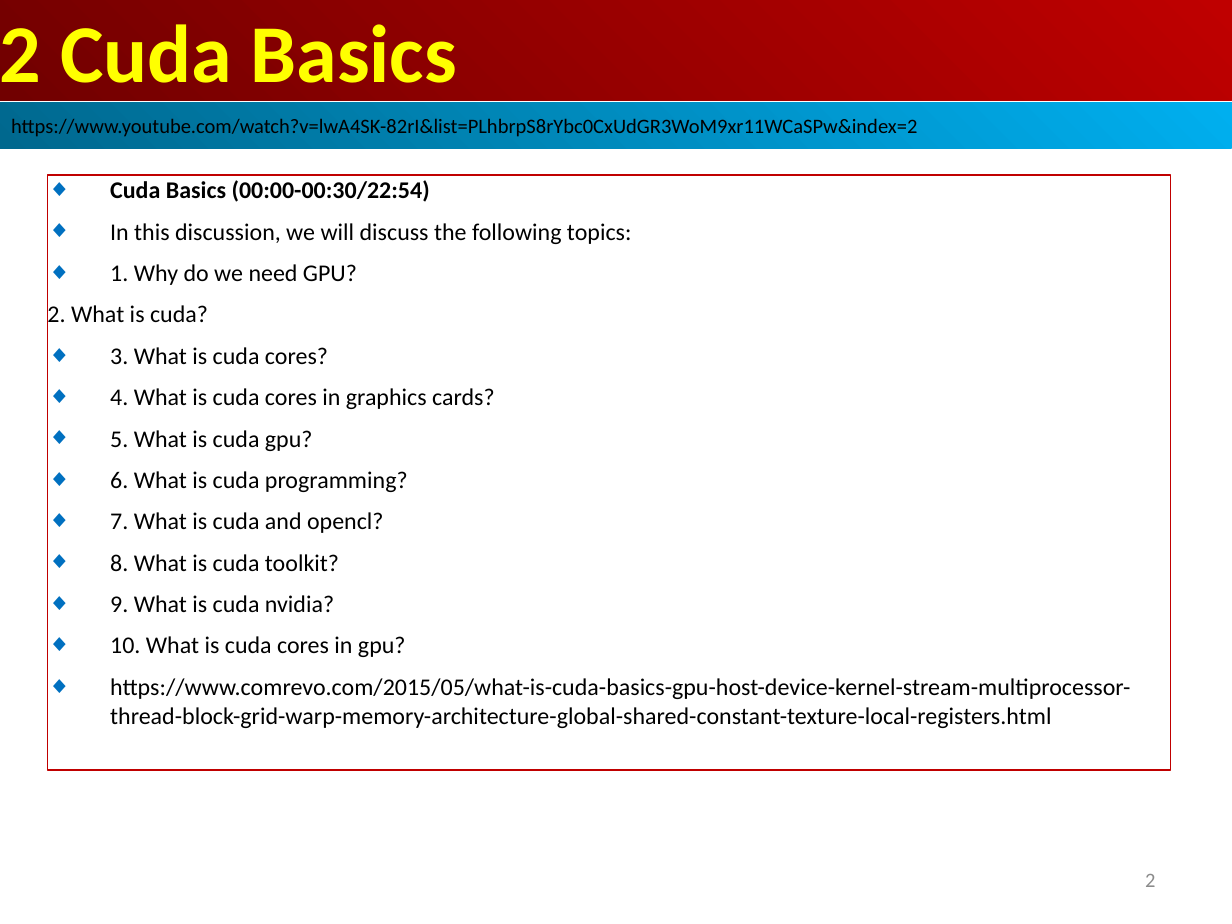
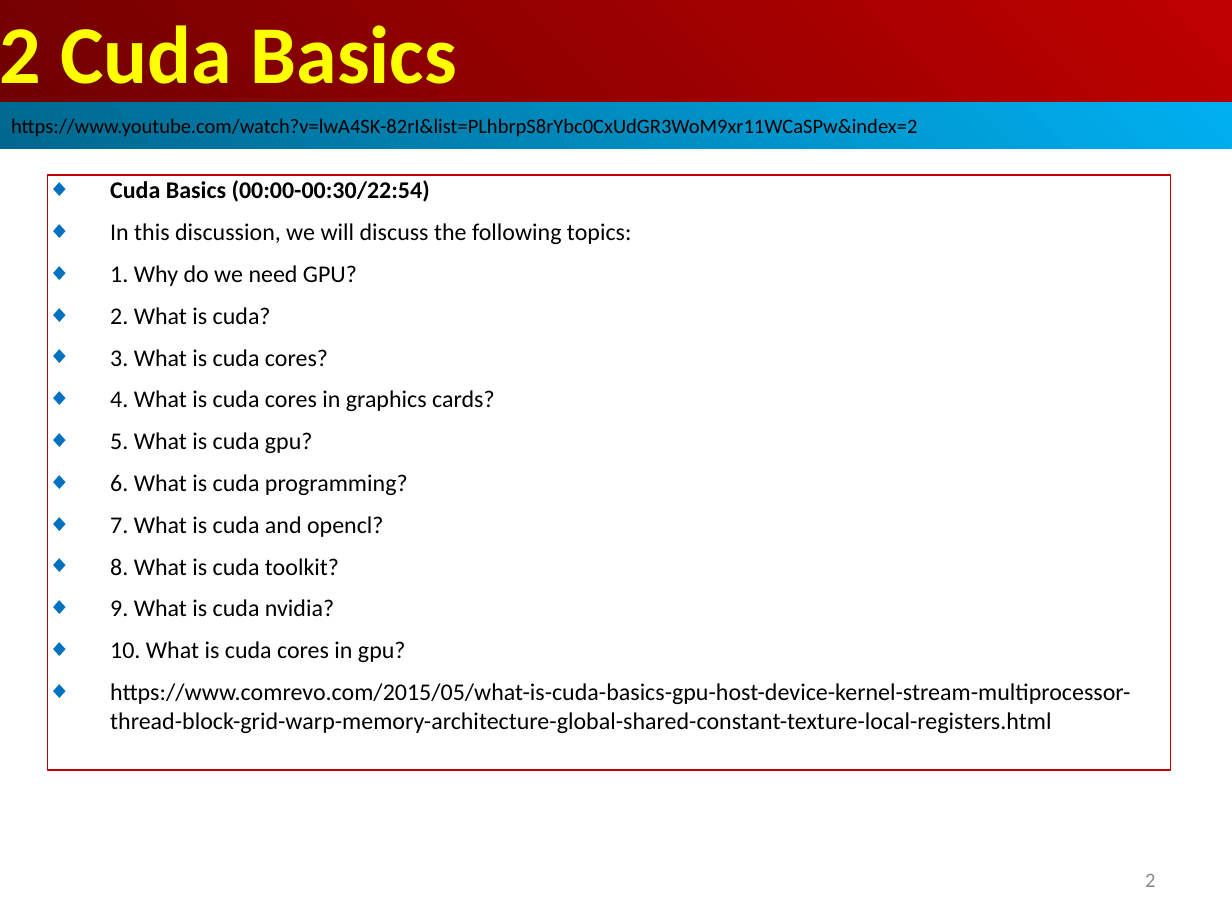
Before and after one commit to peterhchen/AIU_CS330_PM, a slide deck: slide 2 of 001_Cuda/002_Cuda_Basics/001_Video/002_Cuda_Basics.ppt. Drawn at 1232x924 pixels with LibreOffice and Linux fonts; fonts in the diff are those of the drawing. Boxes give left, top, right and bottom in pixels: in the first picture for what was removed or moved away, otherwise in the second. Text is boxed around its words. In the diff, an @@ line names an element or a change of style, - is before the commit and + after.

```diff
--- a/001_Cuda/002_Cuda_Basics/001_Video/002_Cuda_Basics.ppt
+++ b/001_Cuda/002_Cuda_Basics/001_Video/002_Cuda_Basics.ppt
@@ rectangle "Cuda Basics (00:00-00:30/22:54)" at [48,175,1170,770]: bullet none to ◆ @@
```
